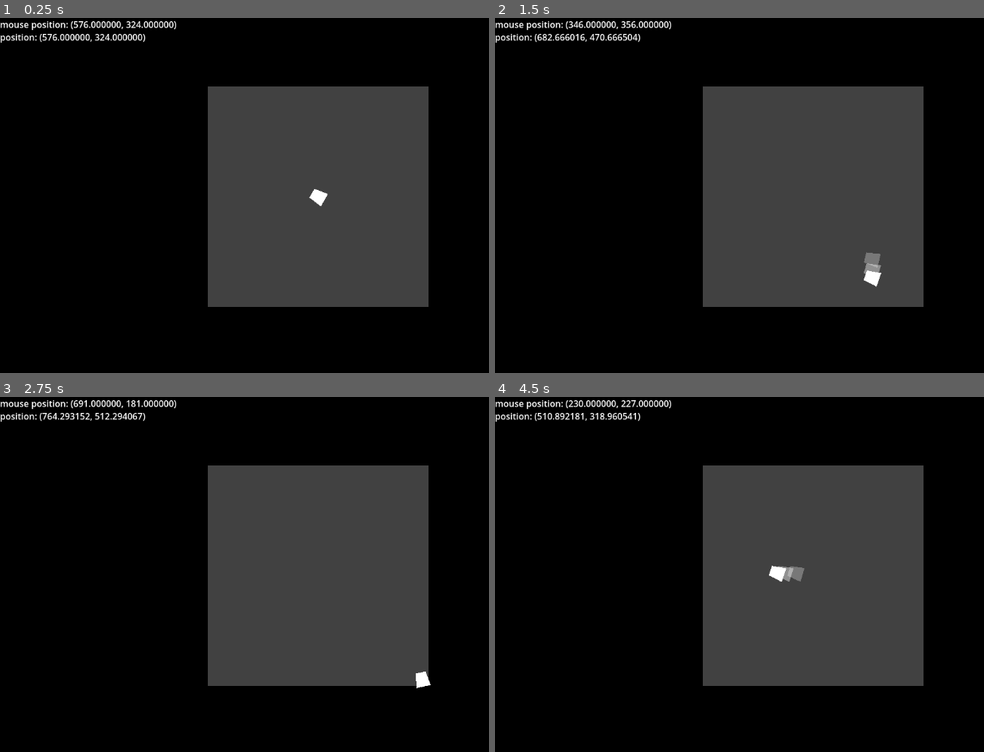
Above: before the commit, frames 1-4 (two rows, left to right).
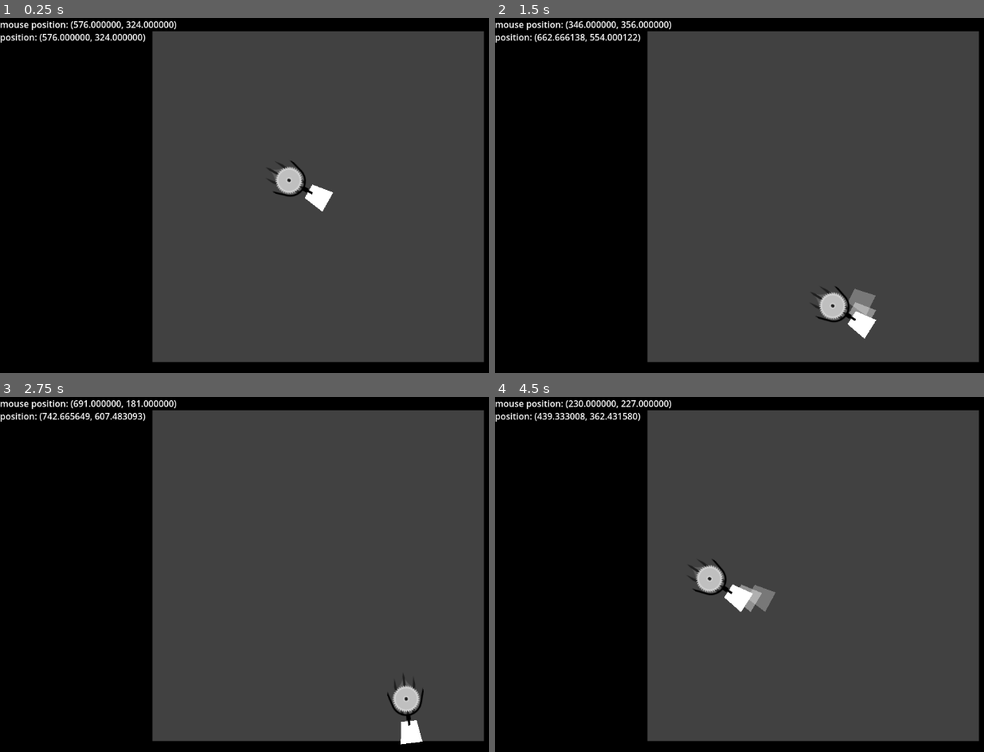
Above: after the commit, the same moments.

Repository: hexagonhexagon/saw-game
Game: Godot game, scene res://main.tscn
Two runs of this game, one before a commit and one after it. Both use one fixed random seed, a clock stepped at 60 frames per second and the inputs below.
Inputs (mouse positions are in pixels of both pictures, inside the frame that each line leads up to):
- Up to frame 1 (0.25 s): no input
- Up to frame 2 (1.5 s): tap Enter at 0.5 s; move the mouse to (954, 177) at 0.52 s; hold D (move_right) 0.53-1.28 s; tap Shift (dash) at 0.6, 1.35 s; move the mouse to (685, 213) at 1.27 s; hold S (move_down) from 1.28 s (still down)
- Up to frame 3 (2.75 s): tap Space at 2 s; move the mouse to (381, 496) at 2.02 s; release S (move_down) at 2.03 s; hold D (move_right) from 2.03 s (still down); tap Shift (dash) at 2.1 s
- Up to frame 4 (4.5 s): move the mouse to (783, 645) at 2.77 s; release D (move_right) at 2.78 s; hold W (move_up) 2.78-3.53 s; tap Shift (dash) at 2.85, 3.6, 4.35 s; move the mouse to (outside the picture) at 3.52 s; hold A (move_left) from 3.53 s (still down); move the mouse to (622, 521) at 4.27 s

The runs differ from the first frame. In frame 1, 36% of the frame differs, in the area x 31-100%, y 3-97%; in frame 2, 36%; in frame 3, 35%; in frame 4, 37%, in the area x 8-100%, y 3-97%.

Commit message:
add saw launcher + saw image to player model. add z-index to render dash shadow below saw launcher

Diff:
--- a/main.tscn
+++ b/main.tscn
@@ -1,16 +1,19 @@
-[gd_scene load_steps=6 format=3 uid="uid://fnk7pamkko1x"]
+[gd_scene load_steps=9 format=3 uid="uid://fnk7pamkko1x"]
 
 [ext_resource type="Script" uid="uid://bur8dgbwh74kp" path="res://player.gd" id="1_ig7tw"]
 [ext_resource type="PackedScene" uid="uid://3s1bfsr8v8wn" path="res://player_dash_shadow.tscn" id="2_0xm2m"]
+[ext_resource type="PhysicsMaterial" uid="uid://bua4xukqtpskw" path="res://bouncy_wall_material.tres" id="3_h2yge"]
+[ext_resource type="Texture2D" uid="uid://bcnxtkubvie24" path="res://saw_launcher.svg" id="3_lquwl"]
+[ext_resource type="Texture2D" uid="uid://bddqrfc17xvb5" path="res://saw.svg" id="4_lquwl"]
 
 [sub_resource type="CircleShape2D" id="CircleShape2D_ig7tw"]
-radius = 9.0
+radius = 11.0
 
 [sub_resource type="RectangleShape2D" id="RectangleShape2D_0xm2m"]
-size = Vector2(40, 400)
+size = Vector2(40, 600)
 
 [sub_resource type="RectangleShape2D" id="RectangleShape2D_ig7tw"]
-size = Vector2(480, 40)
+size = Vector2(680, 40)
 
 [node name="Root" type="Control"]
 layout_mode = 3
@@ -29,6 +32,7 @@
 grow_vertical = 2
 
 [node name="Background" type="ColorRect" parent="UiRoot"]
+z_index = -100
 layout_mode = 1
 anchors_preset = 15
 anchor_right = 1.0
@@ -57,26 +61,26 @@
 grow_vertical = 2
 
 [node name="ColorRect" type="ColorRect" parent="Arena"]
+z_index = -50
 layout_mode = 1
 anchors_preset = 8
 anchor_left = 0.5
 anchor_top = 0.5
 anchor_right = 0.5
 anchor_bottom = 0.5
-offset_left = -200.0
-offset_top = -200.0
-offset_right = 200.0
-offset_bottom = 200.0
+offset_left = -300.0
+offset_top = -300.0
+offset_right = 300.0
+offset_bottom = 300.0
 grow_horizontal = 2
 grow_vertical = 2
 color = Color(0.25323758, 0.25323758, 0.25323755, 1)
 
 [node name="Player" type="CharacterBody2D" parent="Arena" node_paths=PackedStringArray("debug_text_label")]
-scale = Vector2(1.3, 1.3)
 script = ExtResource("1_ig7tw")
 speed = 200.0
-dash_speed = 400.0
-dash_duration = 0.2
+dash_speed = 500.0
+dash_duration = 0.3
 dash_cooldown = 0.2
 dash_shadow = ExtResource("2_0xm2m")
 num_dash_shadows = 4
@@ -84,36 +88,49 @@
 metadata/_edit_group_ = true
 
 [node name="PlayerShape" type="Polygon2D" parent="Arena/Player"]
+unique_name_in_owner = true
+scale = Vector2(2, 2)
 polygon = PackedVector2Array(-10, -10, 10, -7, 10, 7, -10, 10)
 uv = PackedVector2Array(-6.666626, -72.666664, 69.333374, -76.666664, 45.333374, -2, -8, -72.666664)
 polygons = [PackedInt32Array(0, 1, 2, 3)]
 internal_vertex_count = 3
 
 [node name="PlayerCollision" type="CollisionShape2D" parent="Arena/Player"]
+scale = Vector2(1.5, 1.5)
 shape = SubResource("CircleShape2D_ig7tw")
 
+[node name="SawLauncher" type="Sprite2D" parent="Arena/Player"]
+unique_name_in_owner = true
+position = Vector2(60.53842, 0)
+texture = ExtResource("3_lquwl")
+
+[node name="SawTexture" type="Sprite2D" parent="Arena/Player/SawLauncher"]
+texture = ExtResource("4_lquwl")
+
 [node name="InvisibleWallLeft" type="StaticBody2D" parent="Arena"]
+position = Vector2(-320, 0)
+physics_material_override = ExtResource("3_h2yge")
 
 [node name="CollisionShape2D" type="CollisionShape2D" parent="Arena/InvisibleWallLeft"]
-position = Vector2(-220, 0)
 shape = SubResource("RectangleShape2D_0xm2m")
 
 [node name="InvisibleWallTop" type="StaticBody2D" parent="Arena"]
+position = Vector2(0, 320)
+physics_material_override = ExtResource("3_h2yge")
 
 [node name="CollisionShape2D" type="CollisionShape2D" parent="Arena/InvisibleWallTop"]
-position = Vector2(0, -220)
 shape = SubResource("RectangleShape2D_ig7tw")
 
 [node name="InvisibleWallBottom" type="StaticBody2D" parent="Arena"]
-position = Vector2(0, 440)
+position = Vector2(0, -320)
+physics_material_override = ExtResource("3_h2yge")
 
 [node name="CollisionShape2D" type="CollisionShape2D" parent="Arena/InvisibleWallBottom"]
-position = Vector2(0, -220)
 shape = SubResource("RectangleShape2D_ig7tw")
 
 [node name="InvisibleWallRight" type="StaticBody2D" parent="Arena"]
-position = Vector2(440, 0)
+position = Vector2(320, 0)
+physics_material_override = ExtResource("3_h2yge")
 
 [node name="CollisionShape2D" type="CollisionShape2D" parent="Arena/InvisibleWallRight"]
-position = Vector2(-220, 0)
 shape = SubResource("RectangleShape2D_0xm2m")
--- a/player.gd
+++ b/player.gd
@@ -4,8 +4,10 @@
 @export var dash_speed: float
 @export var dash_duration: float
 @export var dash_cooldown: float
+
 @export var dash_shadow: PackedScene
 @export var num_dash_shadows: int
+
 @export var debug_text_label: RichTextLabel
 
 var move_input_direction: Vector2 = Vector2.ZERO
@@ -15,6 +17,8 @@
 var dash_shadow_cooldown: float
 var dash_shadow_cooldown_left: float
 var dash_cooldown_left: float
+
+@onready var PlayerShape := %PlayerShape
 
 
 func _ready() -> void:
@@ -33,6 +37,7 @@
 		if dash_shadow_cooldown_left < 0.0:
 			var new_dash_shadow: Node = dash_shadow.instantiate()
 			new_dash_shadow.transform = transform
+			new_dash_shadow.scale = PlayerShape.scale
 			dash_shadow_cooldown_left = dash_shadow_cooldown
 			get_parent().add_child(new_dash_shadow)
 	else:
--- a/player_dash_shadow.tscn
+++ b/player_dash_shadow.tscn
@@ -3,7 +3,9 @@
 [ext_resource type="Script" uid="uid://dsqtfdk1fxhq1" path="res://player_dash_shadow.gd" id="1_s0vap"]
 
 [node name="PlayerDashShadow" type="Polygon2D"]
-scale = Vector2(1.3, 1.3)
+z_index = -10
+z_as_relative = false
+scale = Vector2(2, 2)
 polygon = PackedVector2Array(-10, -10, 10, -7, 10, 7, -10, 10)
 uv = PackedVector2Array(-6.666626, -72.666664, 69.333374, -76.666664, 45.333374, -2, -8, -72.666664)
 polygons = [PackedInt32Array(0, 1, 2, 3)]
